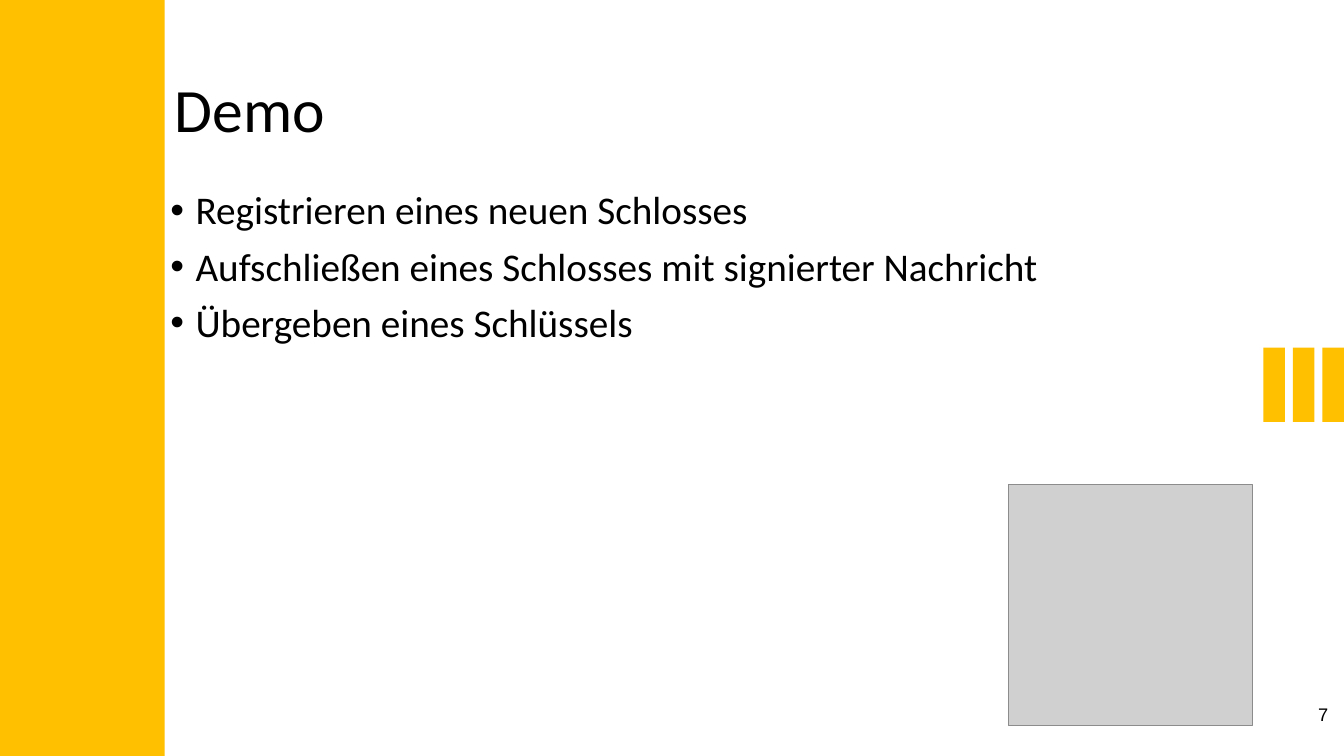
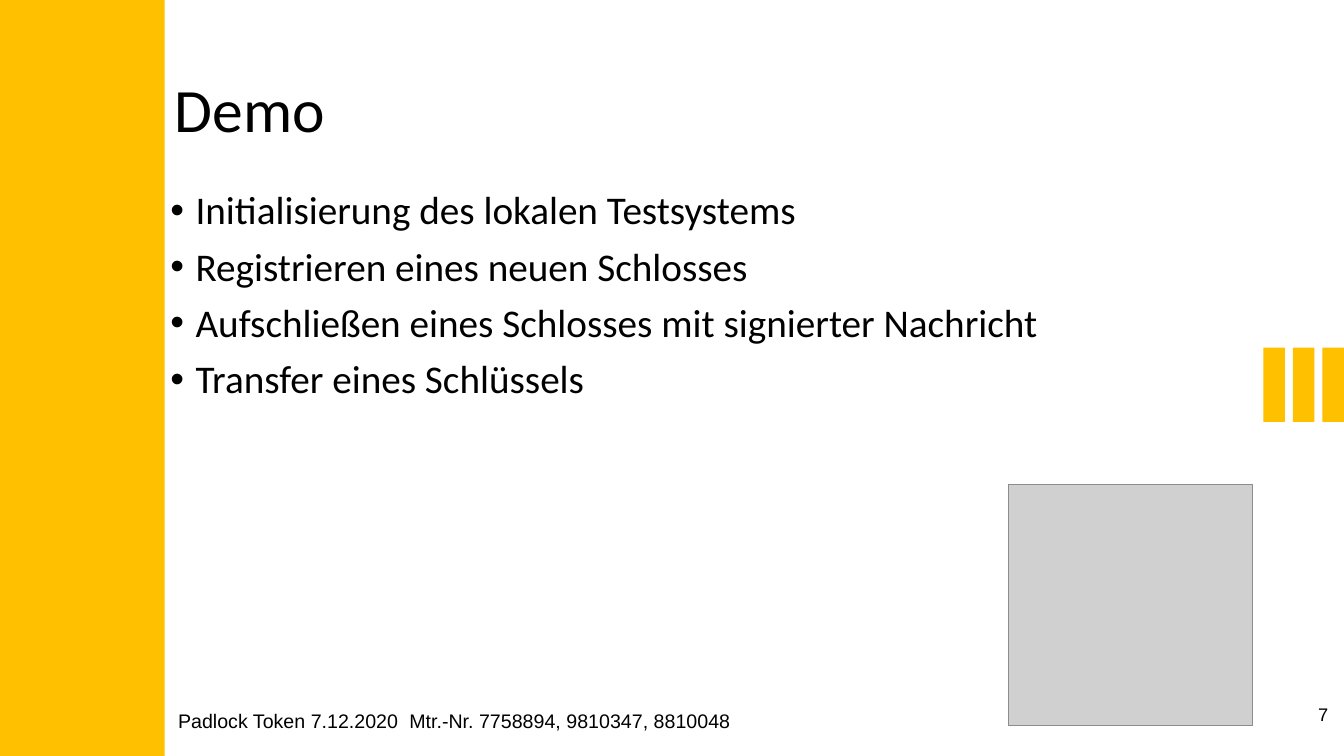
Before and after one commit to LucK1Y/Padlock-Token, a slide deck: slide 7 of presentation/Padlock_Token.pptx. Drawn at 1344x756 pixels with LibreOffice and Linux fonts; fonts in the diff are those of the drawing; grey boxes stand for pictures. Boxes give left, top, right and bottom in pixels: in the first picture for what was removed or moved away, otherwise in the second. Text is boxed around its words. In the diff, an @@ line names an element or a change of style, - is before the commit and + after.

```diff
--- a/presentation/Padlock_Token.pptx
+++ b/presentation/Padlock_Token.pptx
@@ text at [196,196,796,231]: paragraph added @@
+• Initialisierung des lokalen Testsystems
@@ text at [196,253,747,288]: more space between paragraphs @@
@@ text at [196,365,584,394]: text changed @@
-• Übergeben eines Schlüssels
+• Transfer eines Schlüssels
@@ text added at [178,713,730,731], 14 pt, text #000000 @@
+Padlock Token 7.12.2020 Mtr.-Nr. 7758894, 9810347, 8810048
```
Also in this commit, not shown: 6 other slides changed, 2 slides added.
